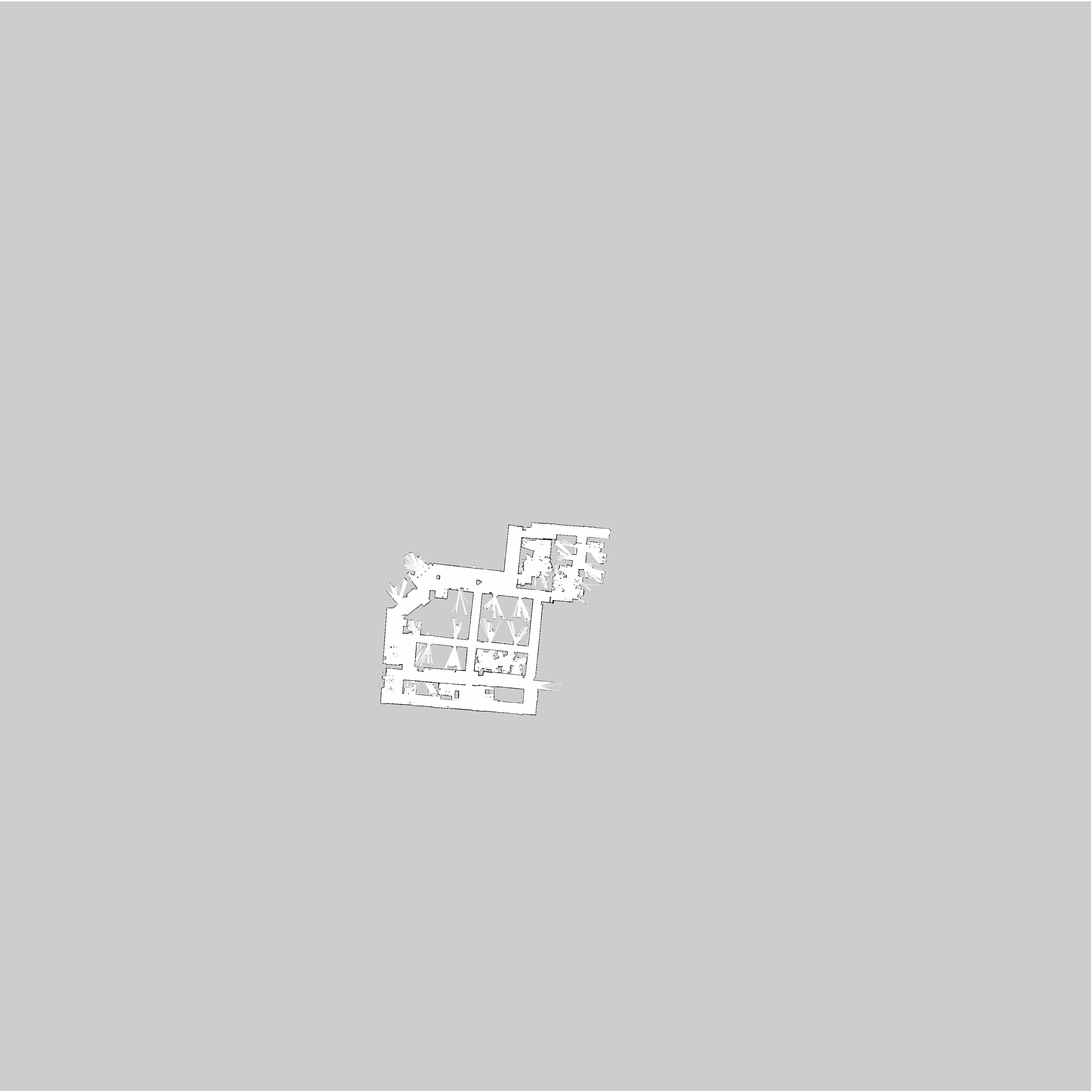
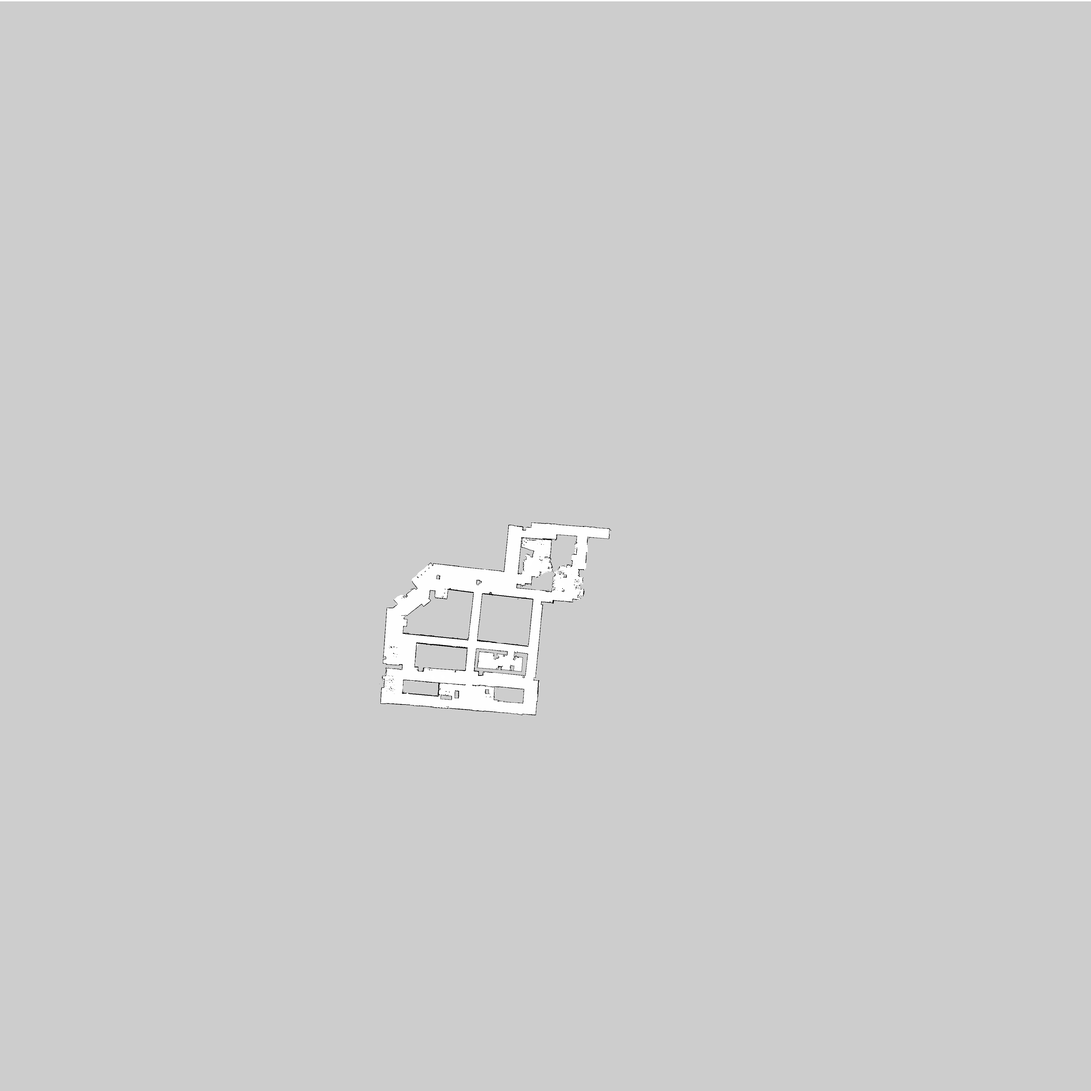
Layers edited between the first and the second 1091x1091 image:
painted on "new_whole_floor.pgm" over (378, 528, 610, 706)
